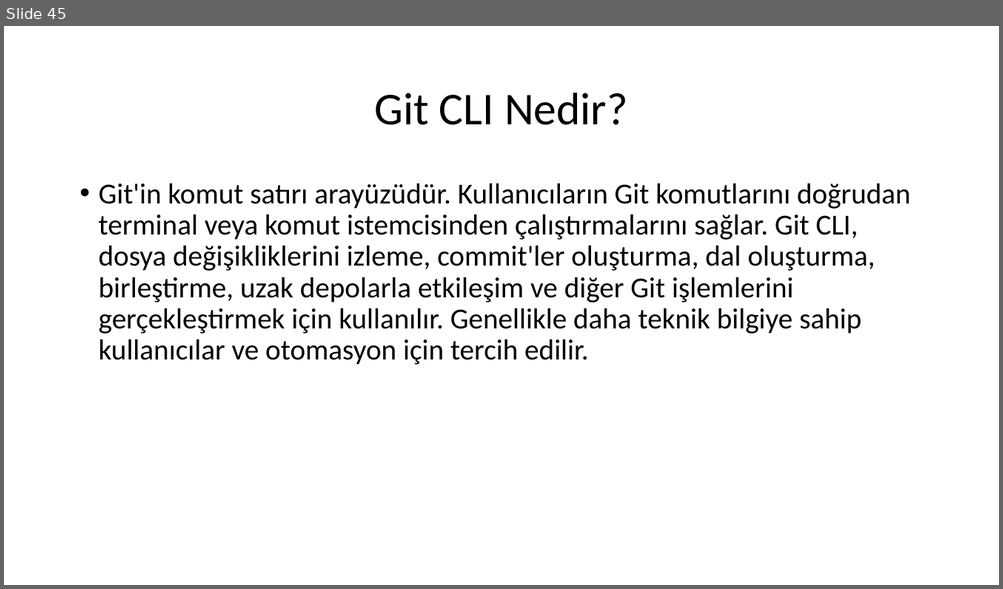
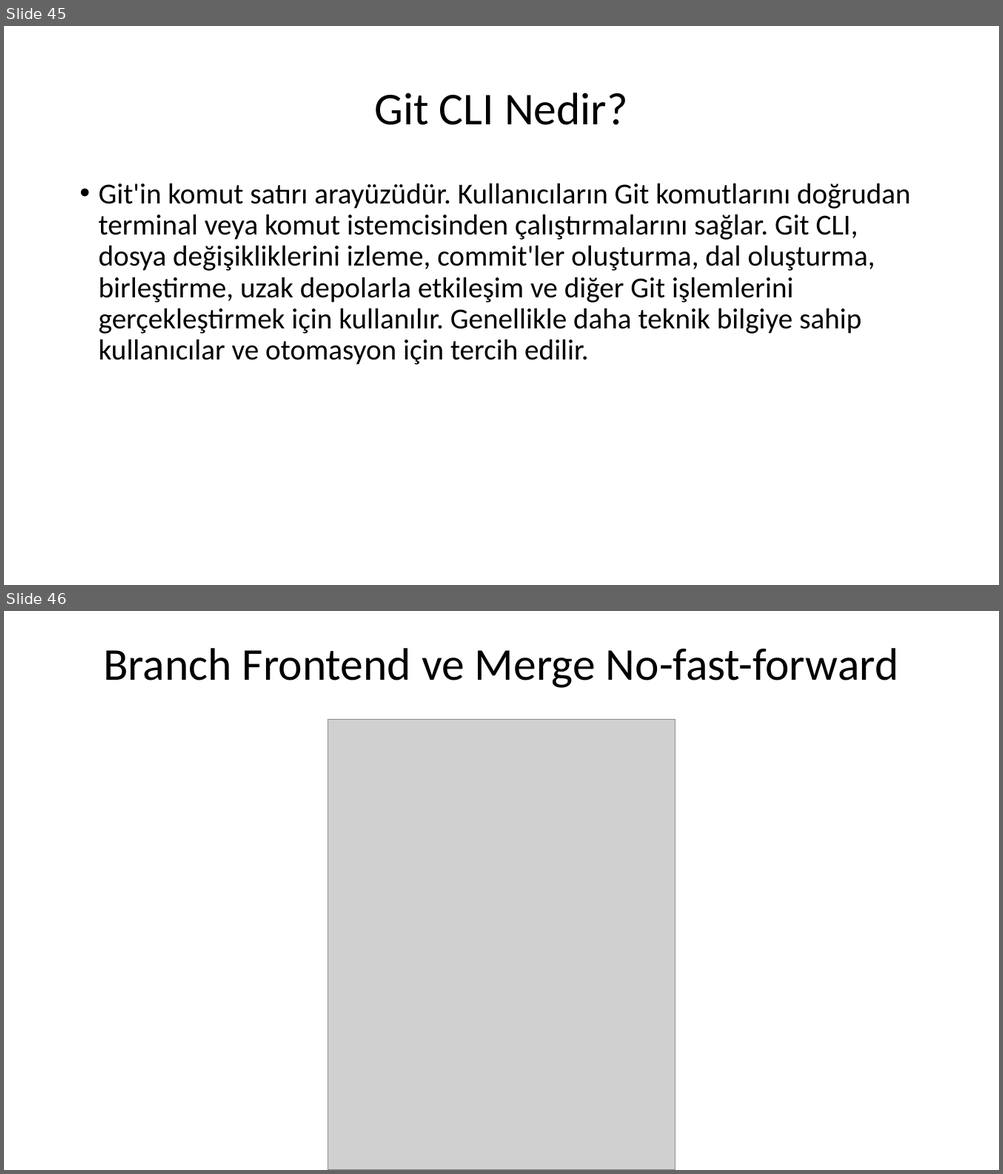
Before and after one commit to tugayayar/devops_project, a slide deck: DevOps Proje Sunusu.pptx. Shown one above the other, each under a label of ours: slide 45 before the commit, slides 45 and 46 after it. The pictures are 1003x589 and 1003x1174 pixels, drawn with LibreOffice and Linux fonts; fonts in the diff are those of the drawing; grey boxes stand for pictures. Boxes give left, top, right and bottom in pixels: in the first picture for what was removed or moved away, otherwise in the second. Text is boxed around its words. In the diff, an @@ line names an element or a change of style, - is before the commit and + after.

Commit message:
Branch Frontend ve Merge No-fast-forward Sunuya Eklendi

```diff
--- a/DevOps Proje Sunusu.pptx
+++ b/DevOps Proje Sunusu.pptx
@@ slide 46 added at [4,611,999,1170], background #FFFFFF @@
@@ title added at [103,648,899,688], 44 pt, text #000000 @@
+Branch Frontend ve Merge No-fast-forward
@@ picture added at [328,719,675,1170] @@
```
Also in this commit, not shown: 1 slide removed, 1 other file.
